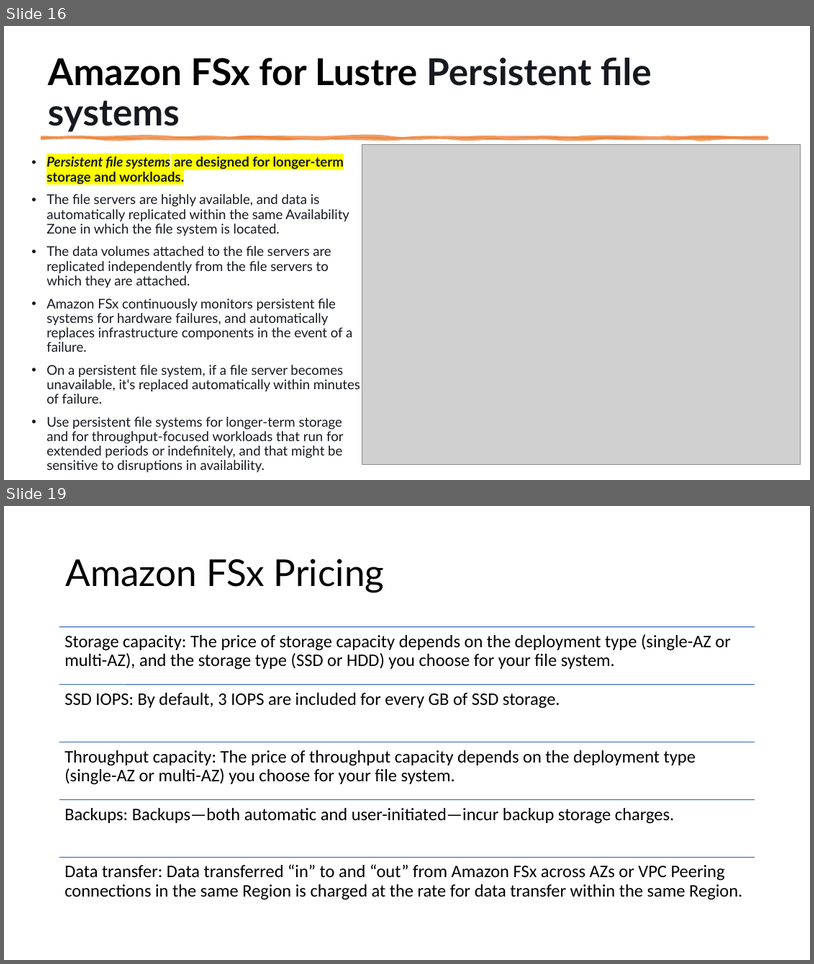
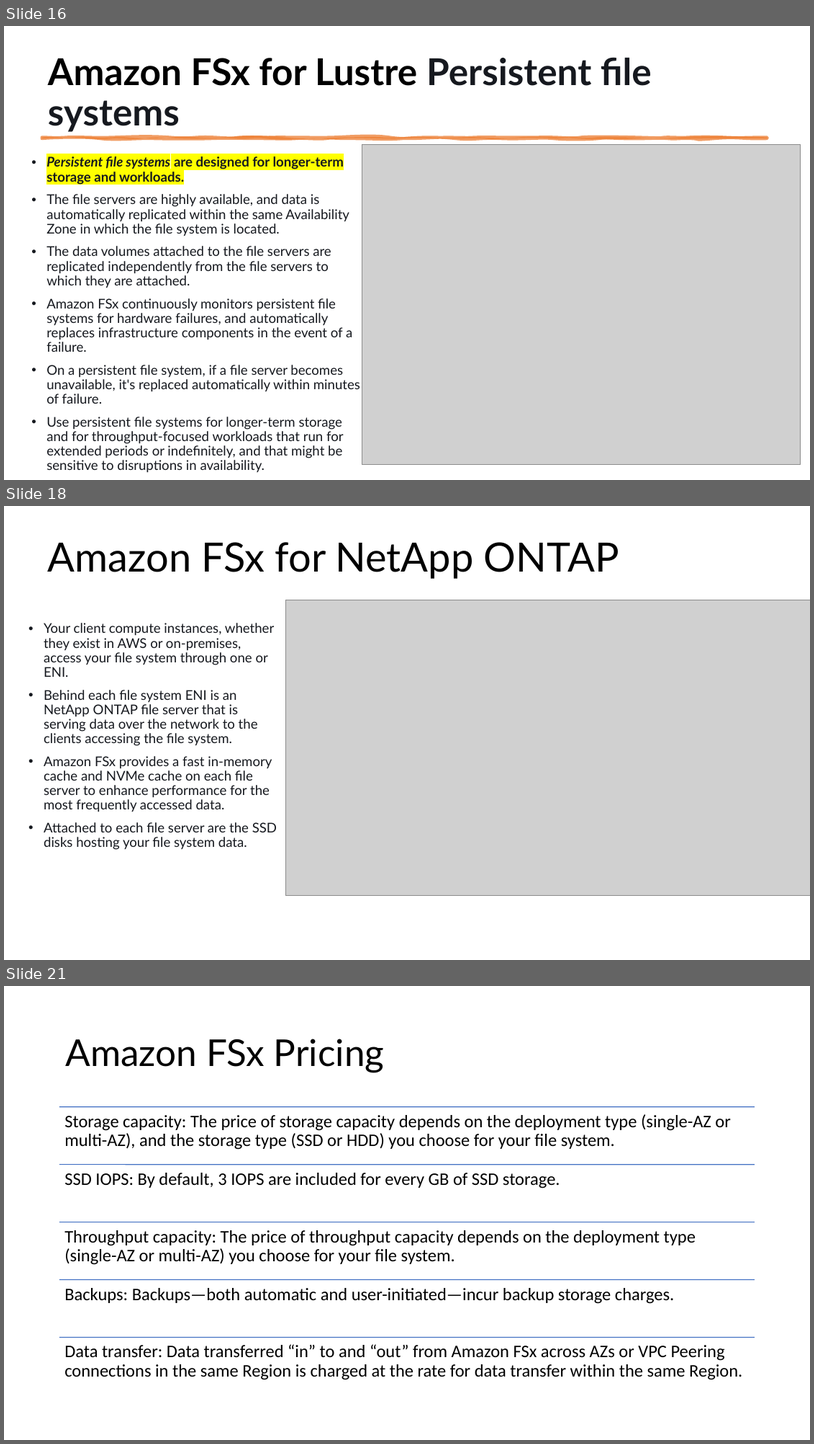
Before and after one commit to IlyaChakun/aws-iba-courses, a slide deck: lecture-materials/Storage/FSx/fsx.pptx. Shown one above the other, each under a label of ours: slides 16 and 19 before the commit, slides 16, 18 and 21 after it; the slides between them are not shown. The pictures are 814x964 and 814x1444 pixels, drawn with LibreOffice and Linux fonts; fonts in the diff are those of the drawing; grey boxes stand for pictures. Boxes give left, top, right and bottom in pixels: in the first picture for what was removed or moved away, otherwise in the second. Text is boxed around its words. In the diff, an @@ line names an element or a change of style, - is before the commit and + after.

```diff
--- a/lecture-materials/Storage/FSx/fsx.pptx
+++ b/lecture-materials/Storage/FSx/fsx.pptx
@@ slide 18 added at box(4, 506, 810, 960), background #FFFFFF @@
@@ title added at box(48, 542, 620, 579), 48 pt, text #000000 @@
+Amazon FSx for NetApp ONTAP
@@ picture added at box(286, 600, 810, 896) @@
@@ text added at box(44, 623, 277, 849), 16 pt, text #16191F @@
+• Your client compute instances, whether they exist in AWS or on-premises, access your file system through one or ENI.
+• Behind each file system ENI is an NetApp ONTAP file server that is serving data over the network to the clients accessing the file system.
+• Amazon FSx provides a fast in-memory cache and NVMe cache on each file server to enhance performance for the most frequently accessed data.
+• Attached to each file server are the SSD disks hosting your file system data.
@@ what was slide 19 is now slide 21 @@
```
Also in this commit, not shown: 5 slides changed, 2 other slides added, 4 other files.
